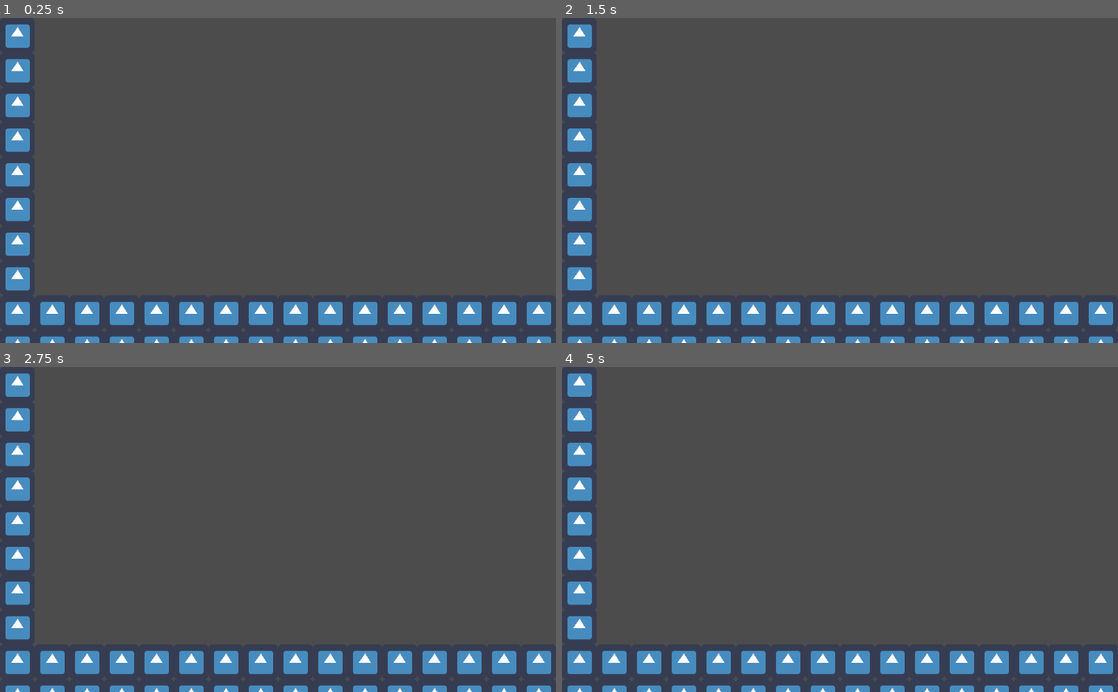
Above: before the commit, frames 1-4 (two rows, left to right).
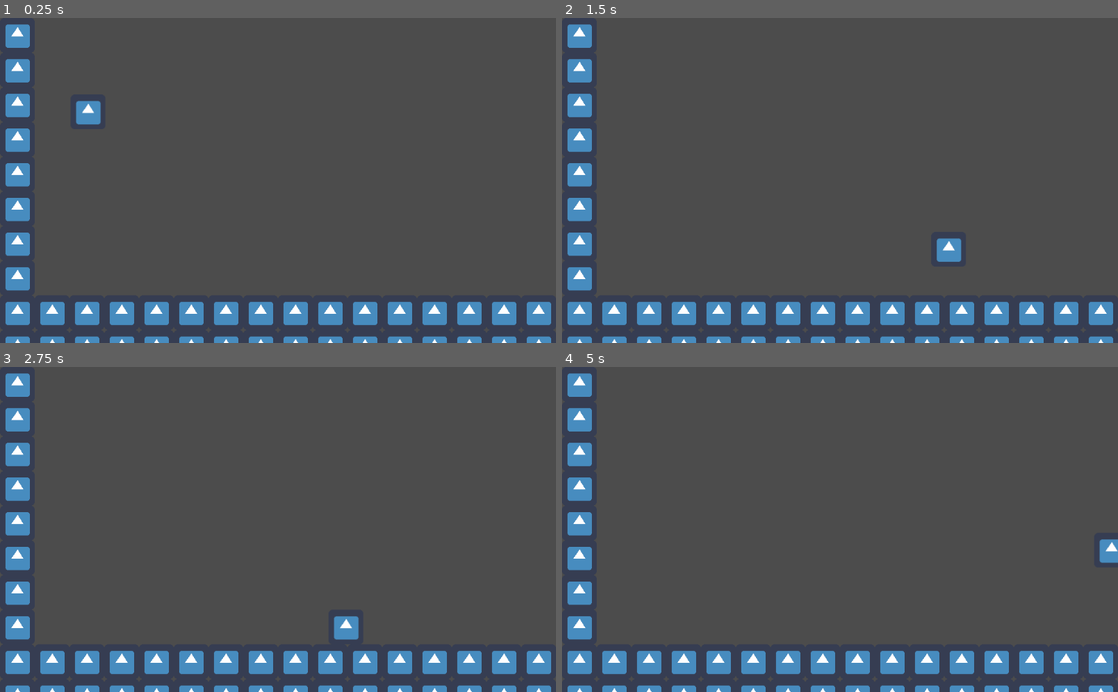
Above: after the commit, the same moments.

Repository: Madhavaprasath/Minijam76
Game: Godot game, scene res://Test_scene.tscn
Same seed, same stepped clock (60 frames per second), same inputs: the game is played once before the commit and once after it. The project has no main scene, so this scene is started directly. The engine's default icon, where the game draws it, is replaced by a stand-in: a white triangle on a blue panel in a dark square.
Inputs:
- Up to frame 1 (0.25 s): no input
- Up to frame 2 (1.5 s): tap Enter at 0.5 s; hold Up (ui_up) 0.53-1.28 s; hold Right (ui_right) from 0.53 s (still down); tap Up (ui_up) at 1.35 s
- Up to frame 3 (2.75 s): tap Up (ui_up) at 1.52, 1.82 s; release Right (ui_right) at 2.03 s; hold Left (ui_left) from 2.03 s (still down); hold Up (ui_up) from 2.03 s (still down)
- Up to frame 4 (5 s): release Left (ui_left) at 2.78 s; release Up (ui_up) at 2.78 s; hold Right (ui_right) 2.78-4.28 s; tap Up (ui_up) at 2.85, 3.02, 3.32, 4.35, 4.52, 4.82 s; hold Up (ui_up) 3.53-4.28 s; tap Space at 4.25 s; hold Left (ui_left) from 4.28 s (still down)

The runs differ from the first frame. In frame 1, 0.3% of the frame differs, in the area x 13-19%, y 25-33%; in frame 2, 0.3%; in frame 3, 0.3%; in frame 4, 0.2%.

Commit message:
Player physic

Diff:
--- a/Gamejam/Actor/Actor.gd
+++ b/Gamejam/Actor/Actor.gd
@@ -1,16 +1,21 @@
 extends KinematicBody2D
 
-var speed=250
-var jump_speed=-500
+const speed=250
+const jump_speed=-500
+const gravity=900
+
 var states={}
 var current_state
 var velocity=Vector2()
 
+
 func _physics_process(delta):
 	apply_movement(delta)
-	var transition=match_state(delta)
-	if transition !=null:
-		animation(transition)
+	var state=match_state(delta)
+	if state !=null:
+		current_state=state
+		print(state)
+		animation(state)
 
 func apply_movement(delta):
 	pass
@@ -18,5 +23,5 @@
 func match_state(delta):
 	return null
 
-func animation(transition):
+func animation(state):
 	pass
--- a/Gamejam/Actor/Player/Player.gd
+++ b/Gamejam/Actor/Player/Player.gd
@@ -1,17 +1,69 @@
 extends "res://Actor/Actor.gd"
 
 
+class jump:
+	var jumping=false
+	var can_jump=true
+	var can_smash=true
+class smash:
+	var smashing=false
+class moving:
+	var direction=1
+onready var jump_state=jump.new()
+onready var smash_state=smash.new()
+onready var moving_state=moving.new()
 func _init():
-	states={1:"moving",
+	states={1:"Moving",
 			2:"Jump",
-			3:"smash"}
+			3:"Smash",
+			4:"Fall"}
+
+func _ready():
+	current_state=states[1]
 
 func apply_movement(delta):
-	velocity.x=speed
+	Move(delta)
+	apply_gravity(delta)
+	if current_state in ["Jump"]:
+		if is_on_floor():
+			jump()
+		elif !is_on_floor():
+			jump_state.jumping=false
 	velocity=move_and_slide(velocity,Vector2.UP)
-
 func match_state(delta):
+	match current_state:
+		"Moving":
+			if jump_state.jumping:
+				return states[2]
+		"Jump":
+			if smash_state.smashing:
+				return states[3]
+			if !jump_state.jumping:
+				return states[4]
+		"Smash":
+			if is_on_floor():
+				return states[1]
+		"Fall":
+			if is_on_floor():
+				return states[1]
 	return null
 
 func animation(transition):
 	pass
+
+func _unhandled_key_input(event):
+	if event.is_action_pressed("ui_up") && current_state in ["Moving"]:
+		jump_state.jumping=true
+
+func Move(delta):
+	if Input.is_action_pressed("ui_left"):
+		moving_state.direction=-2
+	elif Input.is_action_pressed("ui_right"):
+		moving_state.direction=2
+	else:
+		moving_state.direction=1
+	velocity.x=speed*moving_state.direction
+func jump():
+	velocity.y=jump_speed
+func apply_gravity(delta):
+	velocity.y+=gravity*delta
--- a/Gamejam/Actor/Player/Player.tscn
+++ b/Gamejam/Actor/Player/Player.tscn
@@ -11,8 +11,8 @@
 position = Vector2( 75.205, 135.818 )
 script = ExtResource( 3 )
 
+[node name="CollisionShape2D" parent="." index="0"]
+shape = SubResource( 1 )
+
 [node name="Sprite" parent="body" index="0"]
 texture = ExtResource( 1 )
-
-[node name="CollisionShape2D" parent="." index="1"]
-shape = SubResource( 1 )
--- a/Gamejam/Test_scene.tscn
+++ b/Gamejam/Test_scene.tscn
@@ -1,6 +1,7 @@
-[gd_scene load_steps=4 format=2]
+[gd_scene load_steps=5 format=2]
 
 [ext_resource path="res://icon.png" type="Texture" id=1]
+[ext_resource path="res://Actor/Player/Player.tscn" type="PackedScene" id=2]
 
 [sub_resource type="ConvexPolygonShape2D" id=1]
 points = PoolVector2Array( 0, 0, 64, 0, 64, 64, 0, 64 )
@@ -34,3 +35,6 @@
 tile_set = SubResource( 2 )
 format = 1
 tile_data = PoolIntArray( 65534, 0, 0, 65535, 0, 0, 0, 0, 0, 131070, 0, 0, 131071, 0, 0, 65536, 0, 0, 196606, 0, 0, 196 …(1495 unchanged characters)…
+
+[node name="Player" parent="." instance=ExtResource( 2 )]
+position = Vector2( 99.7457, 143.369 )
